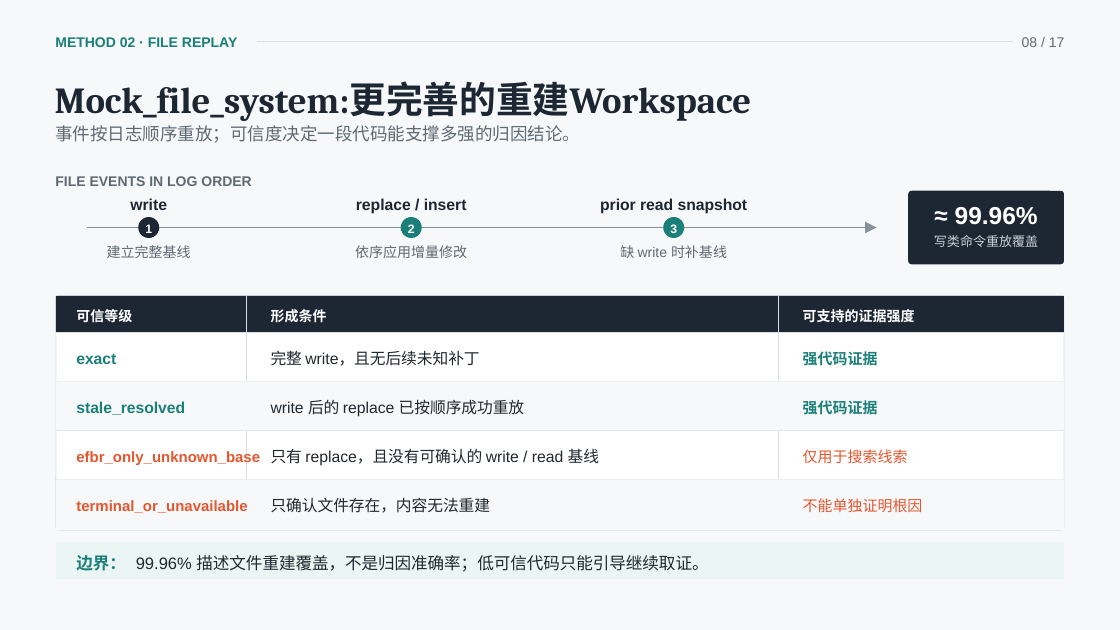
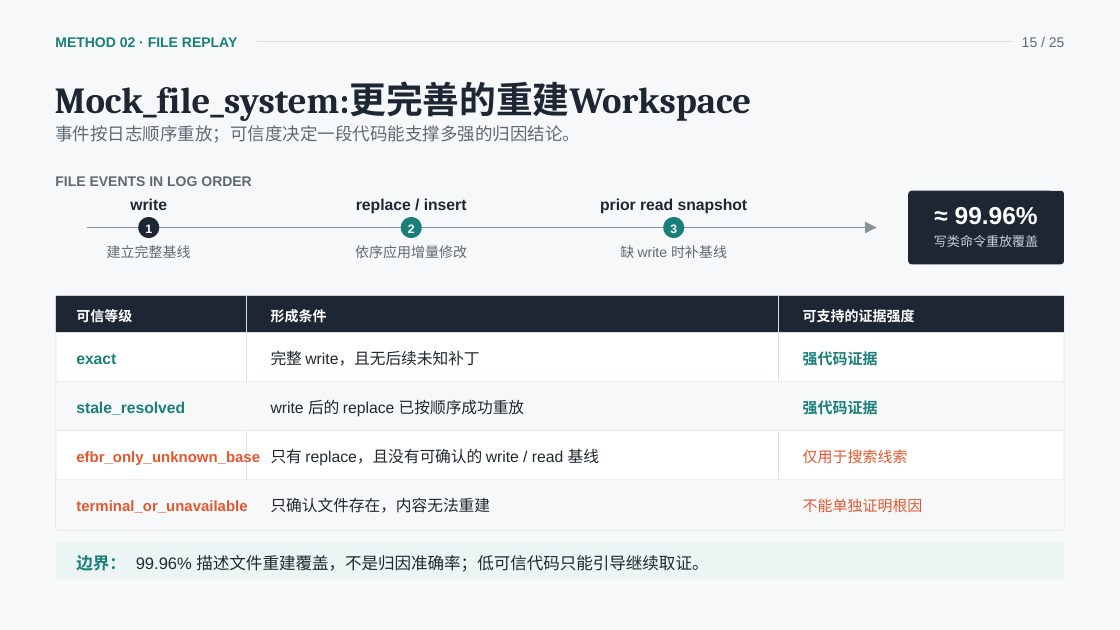
Before and after one commit to Iwtbs27/internship-project-introduction, a slide deck: slide 15 of PPT-MetaGPT/PPT-MetaGPT归因Agent/吕辉煌：归因Agent-PPT.pptx (slide 8 before the commit). Drawn at 1120x630 pixels with LibreOffice and Linux fonts; fonts in the diff are those of the drawing. Boxes give left, top, right and bottom in pixels: in the first picture for what was removed or moved away, otherwise in the second. Text is boxed around its words. In the diff, an @@ line names an element or a change of style, - is before the commit and + after.

```diff
--- a/PPT-MetaGPT/PPT-MetaGPT归因Agent/吕辉煌：归因Agent-PPT.pptx
+++ b/PPT-MetaGPT/PPT-MetaGPT归因Agent/吕辉煌：归因Agent-PPT.pptx
@@ text at (x1=1022, y1=37, x2=1065, y2=47): text changed @@
-08 / 17
+15 / 25
```
Also in this commit, not shown: 13 other slides changed, 9 slides added, 2 slides removed, 7 other files.
